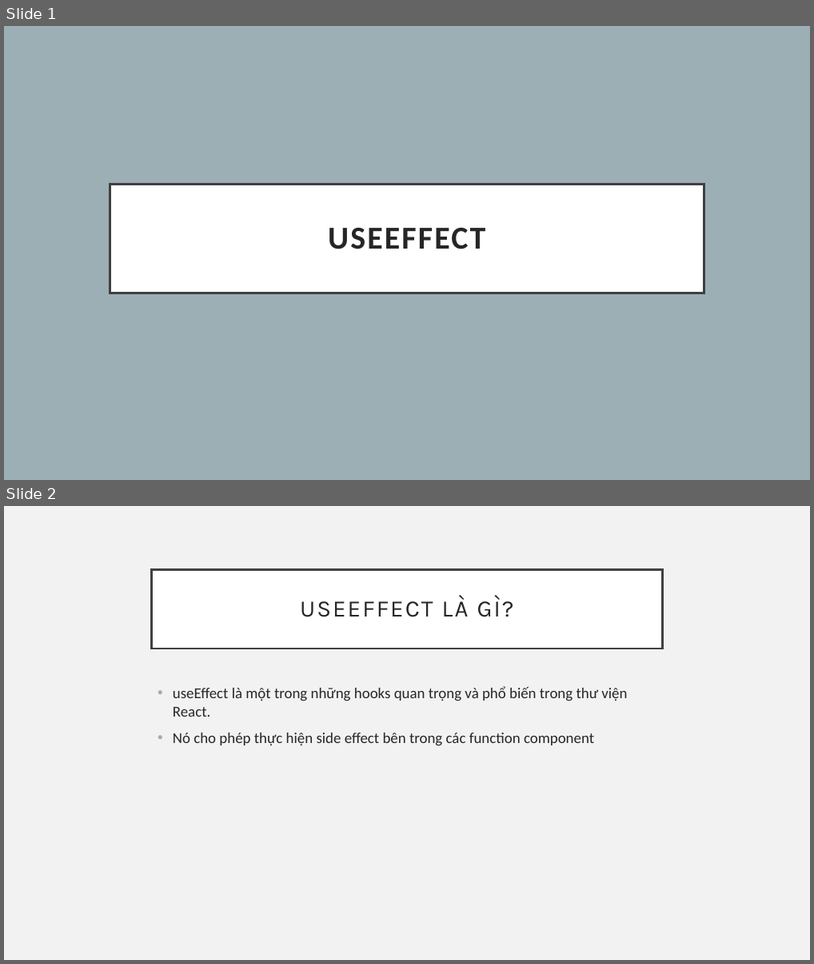
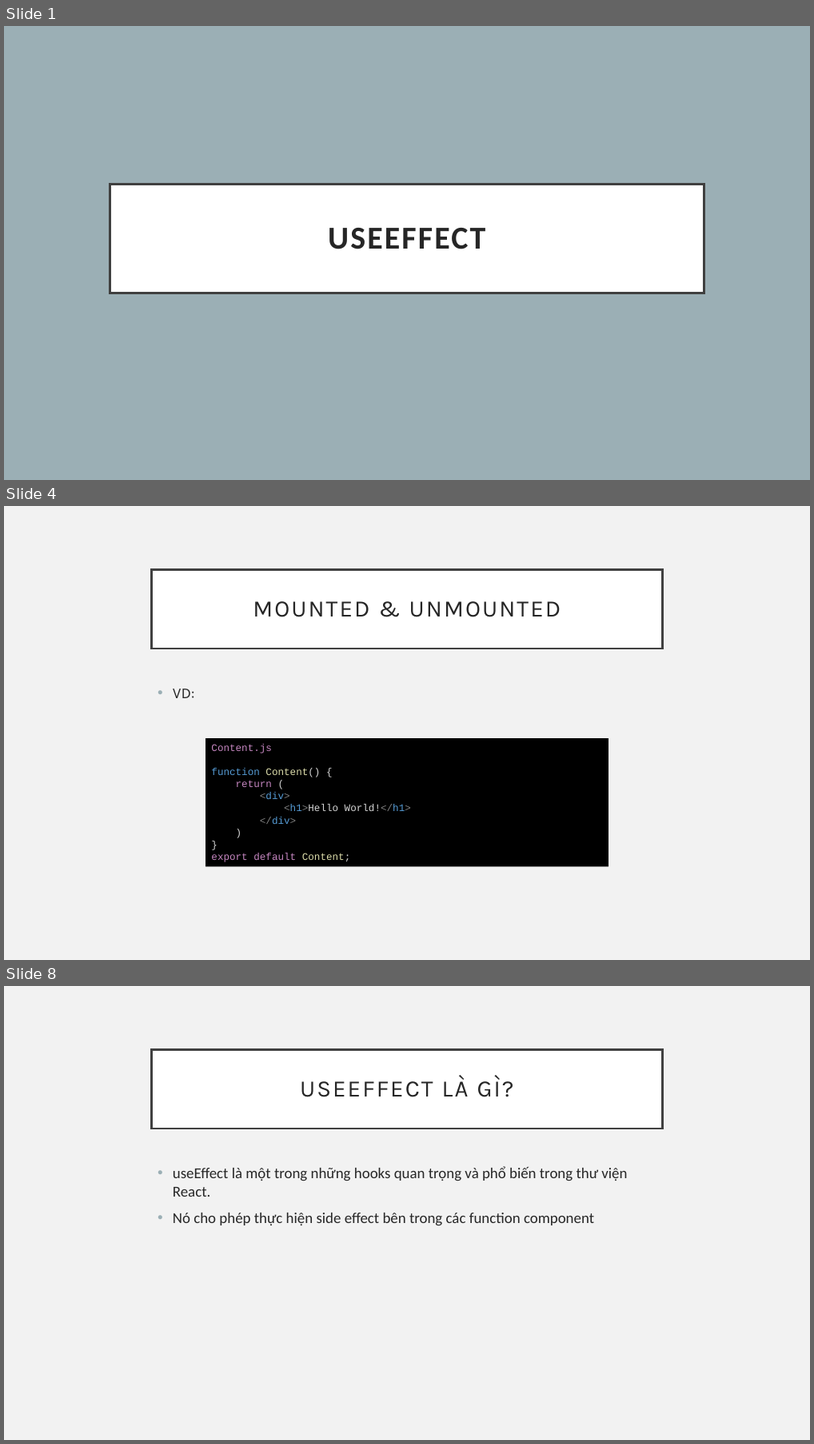
Before and after one commit to sobbingwind/React, a slide deck: 15_useEffect.pptx. Shown one above the other, each under a label of ours: slides 1 and 2 before the commit, slides 1, 4 and 8 after it; the slides between them are not shown. The pictures are 814x964 and 814x1444 pixels, drawn with LibreOffice and Linux fonts; fonts in the diff are those of the drawing. Boxes give left, top, right and bottom in pixels: in the first picture for what was removed or moved away, otherwise in the second. Text is boxed around its words. In the diff, an @@ line names an element or a change of style, - is before the commit and + after.

```diff
--- a/15_useEffect.pptx
+++ b/15_useEffect.pptx
@@ slide 4 added at bbox=[4, 506, 810, 960], background #F2F2F2 @@
@@ title added at bbox=[152, 569, 662, 648], fill #FFFFFF, outline #404040 2.5 pt, 28 pt, text #262626 @@
+MOUNTED & UNMOUNTED
@@ text added at bbox=[173, 688, 194, 698], 18 pt, text #262626 @@
+• VD:
@@ rectangle added at bbox=[206, 738, 609, 867], fill #000000, 12 pt, text #C586C0 @@
+Content.js
+function Content() {
+return (
+<div>
+<h1>Hello World!</h1>
+</div>
+)
+}
+export default Content;
@@ what was slide 2 is now slide 8 @@
```
Also in this commit, not shown: 1 slide changed, 15 other slides added.
